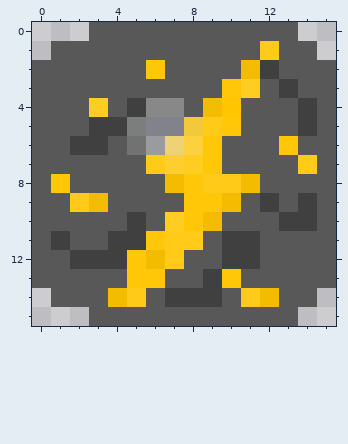
Two states of a pixel-art sprite, Content/CloudMap/Thunder.png. Above is the file before it was changed.
The file is 16x16 pixels. Colours within 5 levels of each other are drawn and written as one.
After:
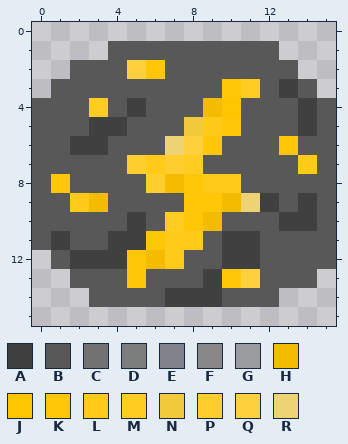
Palette (. is transparent): A #404040  B #585858  C #727272  D #7c7d7d  E #81828b  F #888889  G #9a9b9e  H #f3bc00  J #ffc500  K #ffc708  L #ffca18  M #ffcc21  N #f2c93a  P #fece2f  Q #fdd13d  R #eed376
From old to new:
@@ x 0..15 @@
- 0 ...BBBBBBBBBBB..
- 1 .BBBBBBBBBBBLBB.
- 2 BBBBBBKBBBBHABBB
- 3 BBBBBBBBBBKMBABB
- 4 BBBMBAFFBHJBBBAB
- 5 BBBAADEENLKBBBAB
- 6 BBAABCGRQKBBBKBB
- 7 BBBBBBLPMKBBBBLB
- 8 BKBBBBBHKLLHBBBB
- 9 BBLHBBBBKKHBABAB
+ 0 ................
+ 1 ....BBBBBBBBB...
+ 2 ..BBBQKBBBBBBB..
+ 3 .BBBBBBBBBKMBAB.
+ 4 BBBMBABBBHJBBBAB
+ 5 BBBAABBBNLKBBBAB
+ 6 BBAABBBRQKBBBKBB
+ 7 BBBBBPLPMBBBBBLB
+ 8 BKBBBBPHKLLBBBBB
+ 9 BBLHBBBBKKHRABAB
 10 BBBBBABMKHBBBAAB
 11 BABBAAKLLBAABBBB
-12 BBAAAKHLBBAABBBB
-13 BBBBBKKBBAKBBBBB
-14 .BBBHLBAAABLHBB.
-15 ...BBBBBBBBBBB..
+12 .BAAAKHLBBAABBBB
+13 ..BBBKBBBAKQBBB.
+14 ...BBBBAAABBB...
+15 ................
